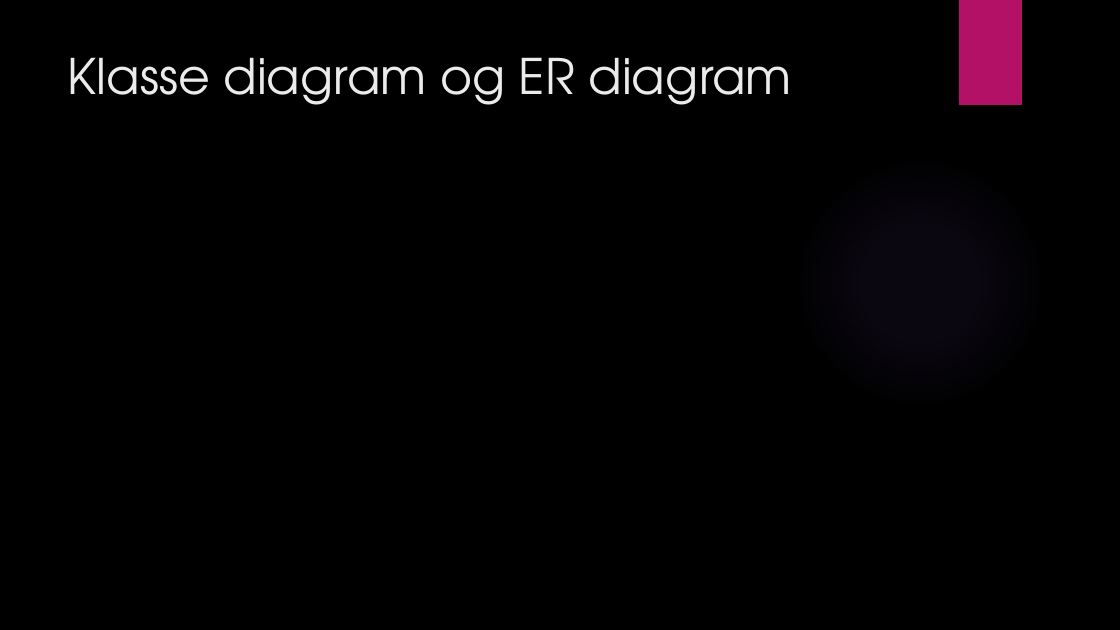
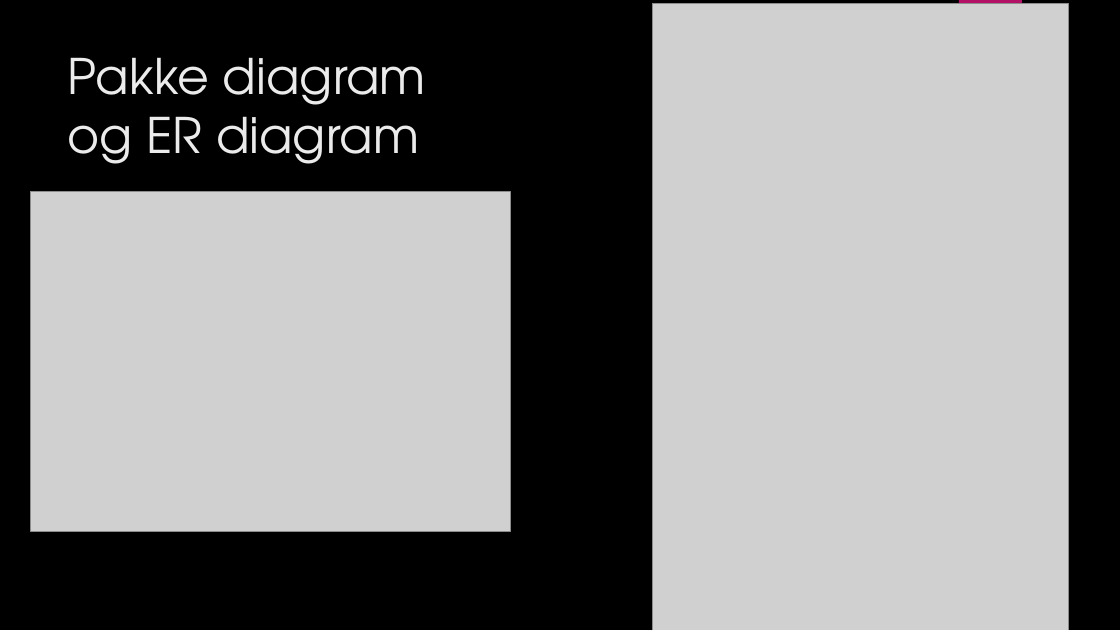
Before and after one commit to MatiasStorm/DateNRate, a slide deck: slide 7 of documents/DateN’Rate.pptx. Drawn at 1120x630 pixels with LibreOffice and Linux fonts; fonts in the diff are those of the drawing; grey boxes stand for pictures; background and template pictures are left out. Boxes give left, top, right and bottom in pixels: in the first picture for what was removed or moved away, otherwise in the second. Text is boxed around its words. In the diff, an @@ line names an element or a change of style, - is before the commit and + after.

```diff
--- a/documents/DateN’Rate.pptx
+++ b/documents/DateN’Rate.pptx
@@ picture added at (653,3,1069,630) @@
@@ title at (68,57,426,164): text changed @@
-Klasse diagram og ER diagram
+Pakke diagram
+og ER diagram
@@ ellipse removed at (791,154,1049,413) @@
@@ picture added at (31,192,511,531) @@
```
Also in this commit, not shown: 4 other slides changed, 4 slides added, 1 slide removed.
